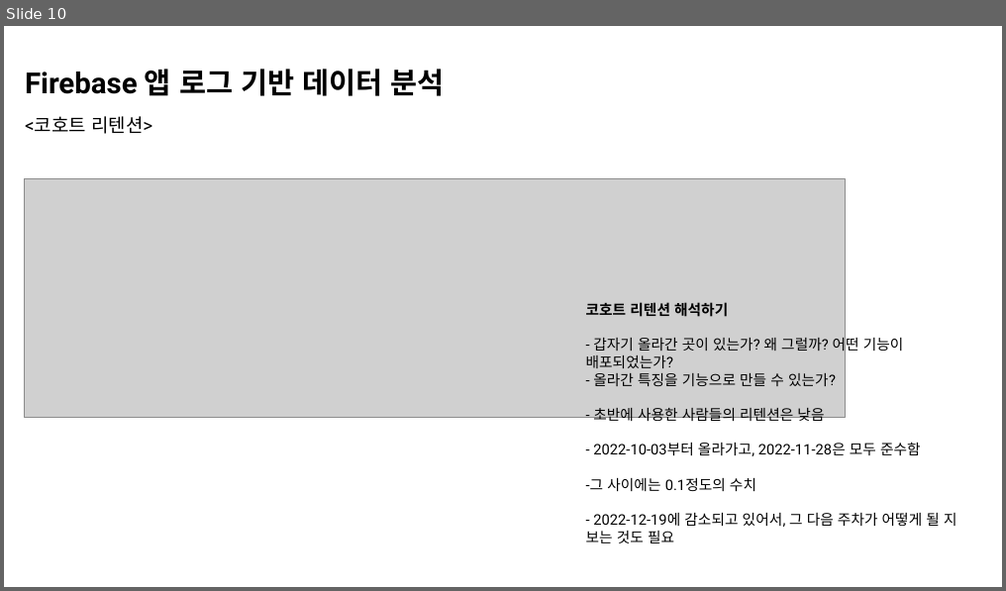
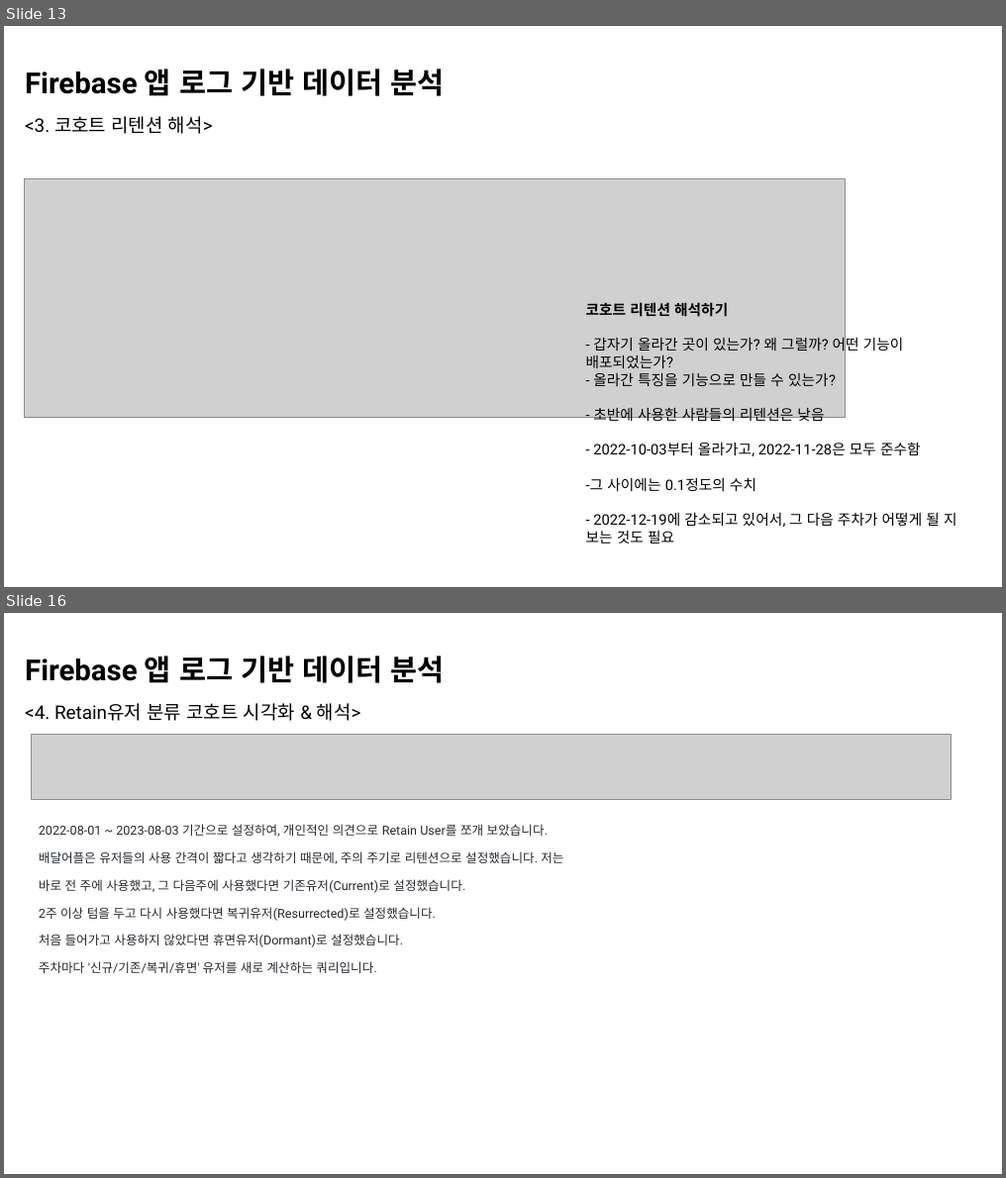
Before and after one commit to Indongspace/Personal_project, a slide deck: 앱 로그 데이터 분석.pptx. Shown one above the other, each under a label of ours: slide 10 before the commit, slides 13 and 16 after it; the slides between them are not shown. The pictures are 1006x591 and 1006x1178 pixels, drawn with LibreOffice and Linux fonts; fonts in the diff are those of the drawing; grey boxes stand for pictures. Boxes give left, top, right and bottom in pixels: in the first picture for what was removed or moved away, otherwise in the second. Text is boxed around its words. In the diff, an @@ line names an element or a change of style, - is before the commit and + after.

Commit message:
add retain user type analysis

```diff
--- a/앱 로그 데이터 분석.pptx
+++ b/앱 로그 데이터 분석.pptx
@@ slide 16 added at box(4, 613, 1002, 1174), background #FFFFFF @@
@@ text added at box(25, 656, 445, 721), 18 pt, text #000000 @@
+Firebase 앱 로그 기반 데이터 분석
+<4. Retain유저 분류 코호트 시각화 & 해석>
@@ picture added at box(31, 735, 951, 799) @@
@@ text added at box(39, 824, 563, 973), 12 pt, text #24292F @@
+2022-08-01 ~ 2023-08-03 기간으로 설정하여, 개인적인 의견으로 Retain User를 쪼개 보았습니다.
+배달어플은 유저들의 사용 간격이 짧다고 생각하기 때문에, 주의 주기로 리텐션으로 설정했습니다. 저는
+바로 전 주에 사용했고, 그 다음주에 사용했다면 기존유저(Current)로 설정했습니다.
+2주 이상 텀을 두고 다시 사용했다면 복귀유저(Resurrected)로 설정했습니다.
+처음 들어가고 사용하지 않았다면 휴면유저(Dormant)로 설정했습니다.
+주차마다 '신규/기존/복귀/휴면' 유저를 새로 계산하는 쿼리입니다.
@@ what was slide 10 is now slide 13 @@
@@ slide 13 changed as well @@
@@ text at box(25, 116, 213, 134): text changed @@
-<코호트 리텐션>
+<3. 코호트 리텐션 해석>
```
Also in this commit, not shown: 9 other slides changed, 7 other slides added, 2 other files.
